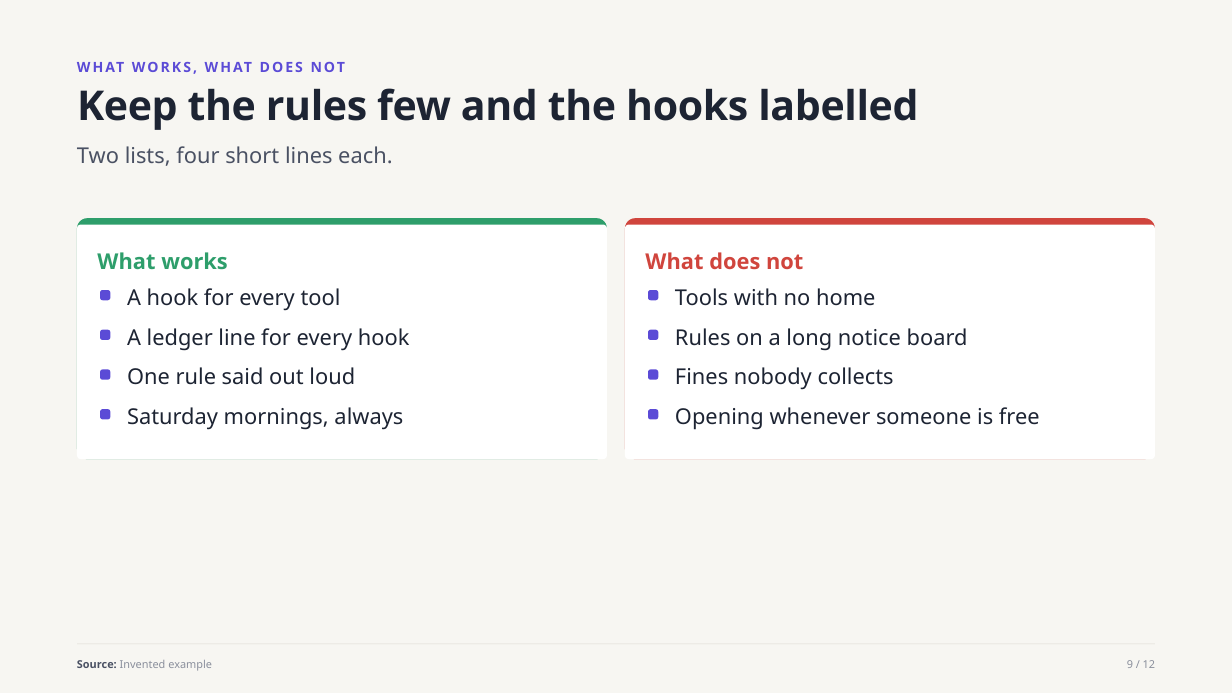
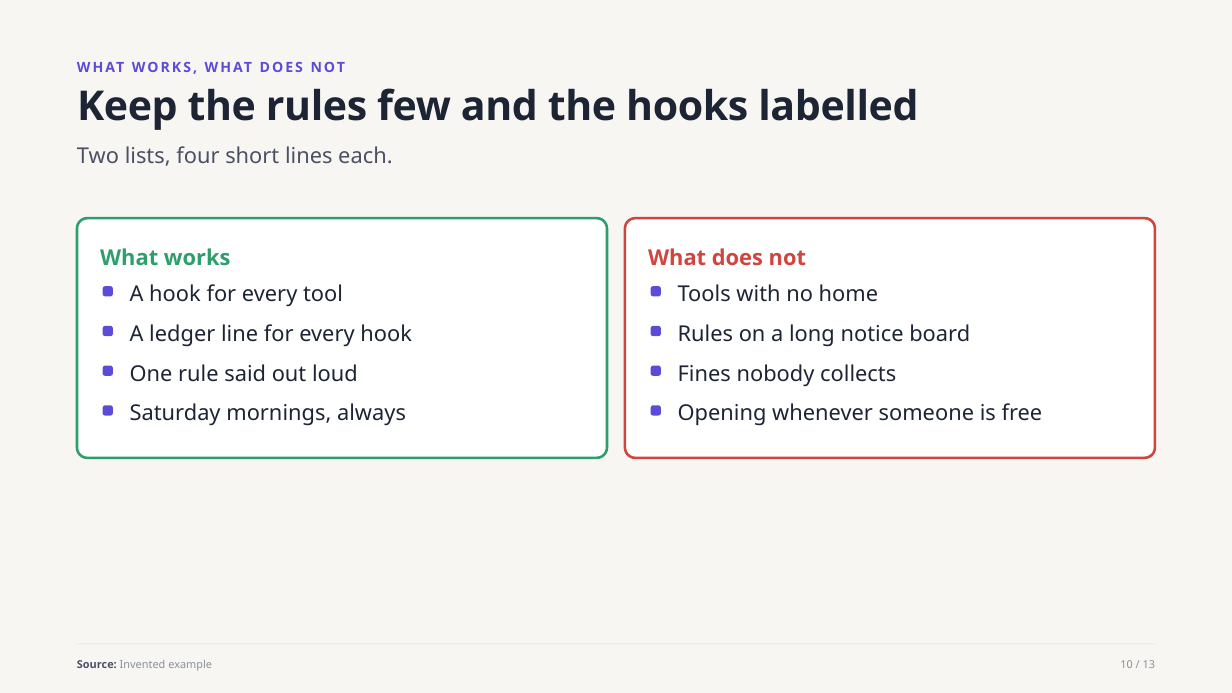
Before and after one commit to witt3rd/publishing, a slide deck: slide 10 of docs/samples/house-style-explainer-v1.pptx (slide 9 before the commit). Drawn at 1232x693 pixels with LibreOffice and Linux fonts; fonts in the diff are those of the drawing. Boxes give left, top, right and bottom in pixels: in the first picture for what was removed or moved away, otherwise in the second. Text is boxed around its words. In the diff, an @@ line names an element or a change of style, - is before the commit and + after.

```diff
--- a/docs/samples/house-style-explainer-v1.pptx
+++ b/docs/samples/house-style-explainer-v1.pptx
@@ rounded rectangle at [77,218,607,457]: fill #2E9E6B to #FFFFFF; outline none to #2E9E6B 2 pt @@
@@ rounded rectangle removed at [77,225,607,459] @@
@@ rounded rectangle at [625,218,1155,457]: fill #D0453D to #FFFFFF; outline none to #D0453D 2 pt @@
@@ rounded rectangle removed at [625,225,1155,459] @@
@@ text "What works": place and size @@
-text "What works" at [97,252,228,270]
+text "What works" at [100,248,231,266]
@@ text "What does not": place and size @@
-text "What does not" at [645,252,803,270]
+text "What does not" at [648,248,806,265]
@@ text "A hook for every tool": place and size @@
-text "A hook for every tool" at [127,288,341,311]
+text "A hook for every tool" at [130,284,343,307]
@@ text "Tools with no home": place and size @@
-text "Tools with no home" at [675,288,875,306]
+text "Tools with no home" at [678,284,878,302]
@@ text "A ledger line for every ...": place and size @@
-text "A ledger line for every ..." at [127,328,410,351]
+text "A ledger line for every ..." at [130,324,412,347]
@@ text "Rules on a long notice ...": place and size @@
-text "Rules on a long notice ..." at [675,328,968,351]
+text "Rules on a long notice ..." at [678,324,970,347]
@@ text "Saturday mornings, always": place and size @@
-text "Saturday mornings, always" at [127,407,403,430]
+text "Saturday mornings, always" at [130,403,406,426]
@@ 6 rounded rectangles: place and size @@
-6 rounded rectangles at [100,330,658,420]
+6 rounded rectangles at [103,326,661,416]
@@ text "Opening whenever someone is free": place and size @@
-text "Opening whenever someone is free" at [675,407,1040,430]
+text "Opening whenever someone is free" at [678,403,1043,426]
@@ text added at [1120,660,1155,668], 8.5 pt, text #8A8F9C @@
+10 / 13
```
Also in this commit, not shown: 11 other slides changed, 1 slide added, 25 other files.
